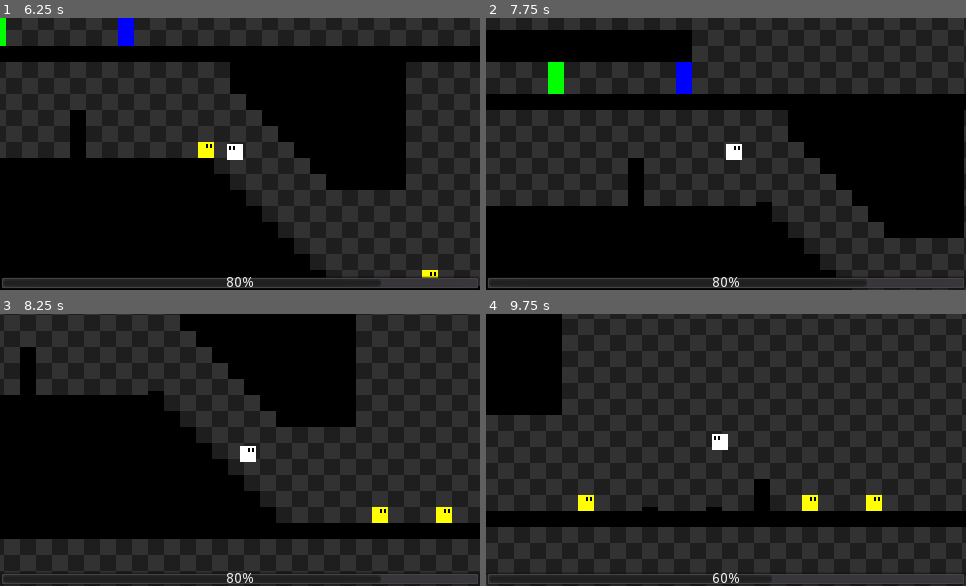
Above: before the commit, frames 1-4 (two rows, left to right).
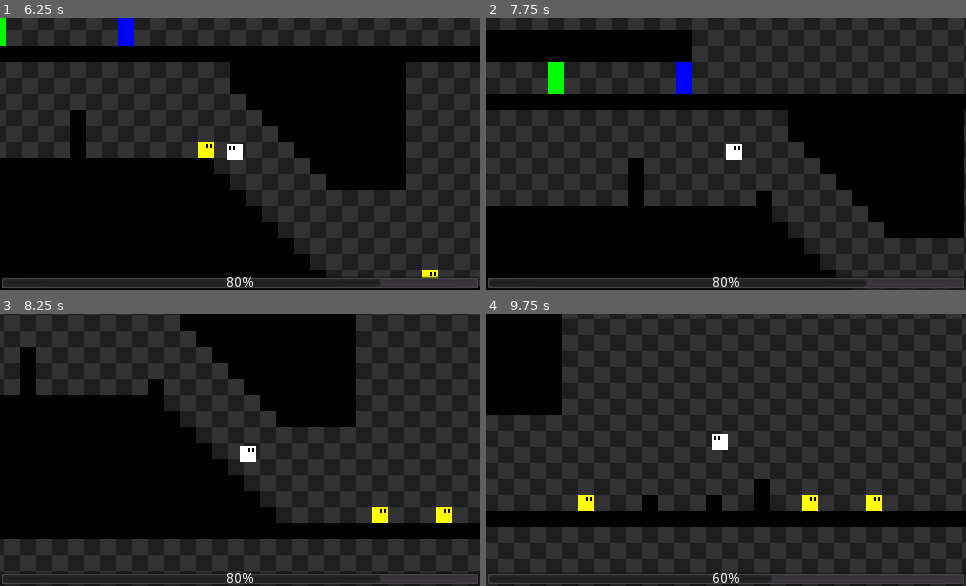
Above: after the commit, the same moments.

Repository: POtOSoftware/Project-Poop-Shit
Game: Godot game, scene res://Levels/dev.tscn
The game is run twice, just before and just after one commit, with the same random seed, the same clock (stepped at 60 frames per second) and the same inputs. The engine's default icon, where the game draws it, is replaced by a stand-in: a white triangle on a blue panel in a dark square.
Inputs:
- Up to frame 1 (6.25 s): tap Enter at 0.5 s; hold Up (jump) 0.53-1.28 s; hold Right (move_right) 0.53-2.03 s; tap Ctrl (fire) every 1.5 s from 1.35 to 5.85 s; tap Up (jump) at 1.52, 1.55, 1.82, 3.02, 3.05, 3.32, 4.52, 4.55, 4.82, 6.02, 6.05 s; hold Left (move_left) 2.03-2.78 s; hold Up (jump) 2.03-2.78 s; hold Right (move_right) 2.78-4.28 s; hold Up (jump) 3.53-4.28 s; hold Left (move_left) 4.28-5.03 s; hold Right (move_right) 5.03-5.78 s; hold Up (jump) 5.03-5.78 s; hold Left (move_left) from 5.78 s (still down)
- Up to frame 2 (7.75 s): tap Up (jump) at 6.32, 7.52, 7.55 s; hold Up (jump) 6.53-7.28 s; release Left (move_left) at 7.28 s; hold Right (move_right) from 7.28 s (still down); tap Ctrl (fire) at 7.35 s
- Up to frame 3 (8.25 s): keep holding Right (move_right); tap Up (jump) at 7.82 s; hold Up (jump) from 8.03 s (still down)
- Up to frame 4 (9.75 s): release Up (jump) at 8.78 s; tap Ctrl (fire) at 8.85 s; tap Up (jump) at 9.02, 9.05, 9.32 s; release Right (move_right) at 9.53 s; hold Left (move_left) from 9.53 s (still down); hold Up (jump) from 9.53 s (still down)

Frame 1 is identical in both runs. In frame 2, 0.1% of the frame differs, in the area x 56-60%, y 63-68%; in frame 3, 0.1%; in frame 4, 0.3%, in the area x 32-50%, y 66-71%.

Commit message:
gravity's better nya

Diff:
--- a/Enemies/YellowGuy.gd
+++ b/Enemies/YellowGuy.gd
@@ -3,6 +3,10 @@
 export var health : int = 20
 export var ai_enabled : bool = true
 export(String, "pistol", "smg", "assault_rifle", "death_lazer") var current_weapon = "pistol"
+
+# movement stuffs :3
+export(int) var move_speed = 150
+export(int) var jump_power = -500
 
 var player_detected : bool = false
 var is_dead : bool = false
@@ -34,7 +38,7 @@
 
 func _physics_process(delta):
 	# not even our sworn enemies can avoid gravity
-	velocity.y = GameWorld.GRAVITY
+	velocity.y += GameWorld.GRAVITY * delta
 
 	if health <= 0 and is_dead == false:
 		die()
@@ -44,6 +48,8 @@
 
 	velocity = move_and_slide(velocity)
 
+func jump():
+	pass
 
 func update_ai():
 	if detection_ray.get_collider() == Global.player:
--- a/Global/World.gd
+++ b/Global/World.gd
@@ -1,4 +1,4 @@
 extends Node
 
 # The player doesn't care about THIS gravity, this is just for enemies and other stuff
-var GRAVITY = 700
+var GRAVITY = 1000
